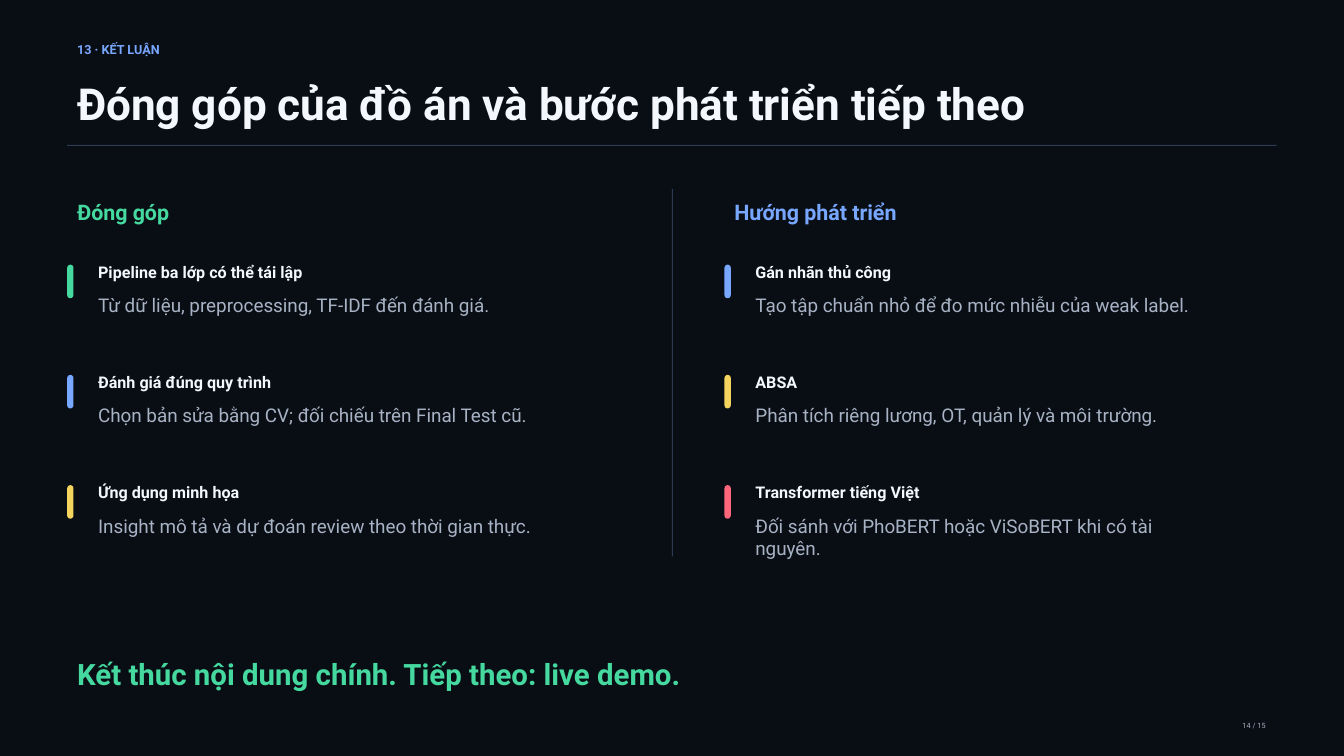
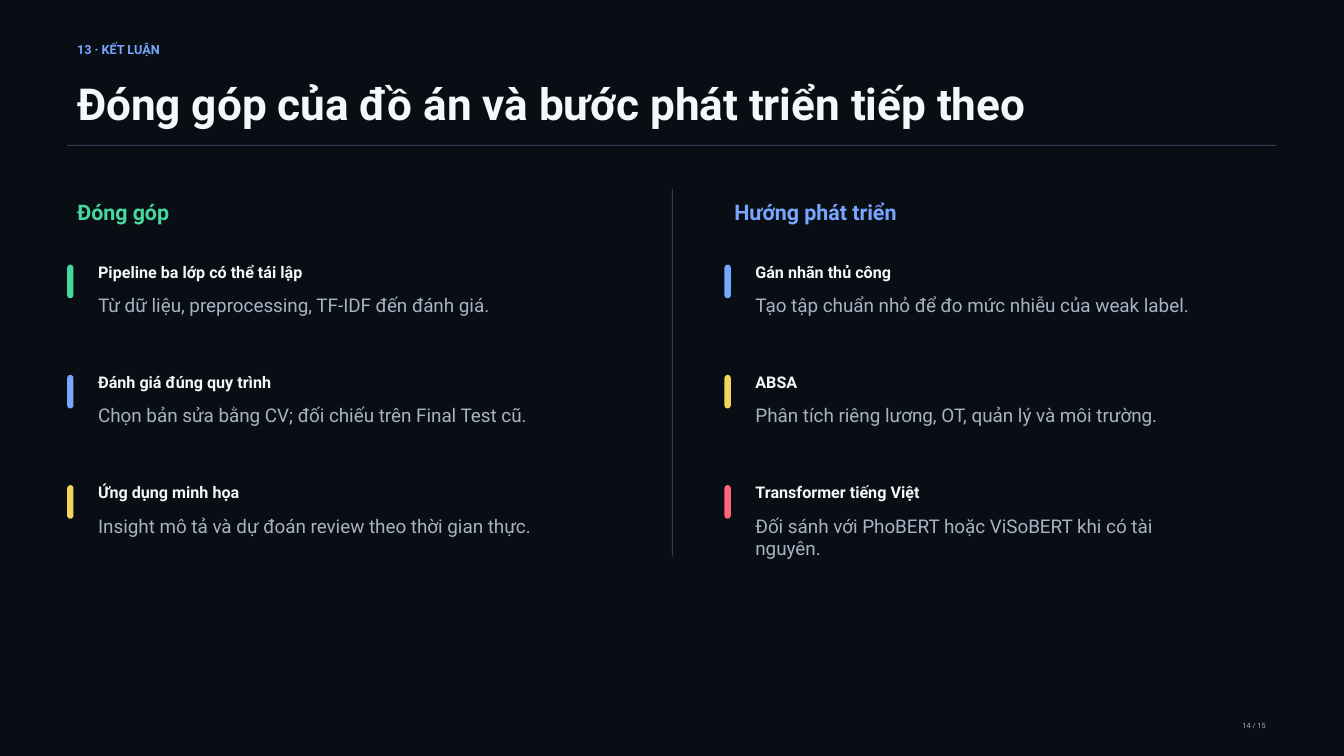
Before and after one commit to NDK2002/ML-Sentiment-Analysis-ITviec, a slide deck: slide 14 of reports/slides/ITviec_Sentiment_Analysis.pptx. Drawn at 1344x756 pixels with LibreOffice and Linux fonts; fonts in the diff are those of the drawing. Boxes give left, top, right and bottom in pixels: in the first picture for what was removed or moved away, otherwise in the second. Text is boxed around its words. In the diff, an @@ line names an element or a change of style, - is before the commit and + after.

Commit message:
docs(slides): refine ML presentation and live walkthrough (#12)

```diff
--- a/reports/slides/ITviec_Sentiment_Analysis.pptx
+++ b/reports/slides/ITviec_Sentiment_Analysis.pptx
@@ text removed at box(77, 661, 680, 691) @@
-Kết thúc nội dung chính. Tiếp theo: live demo.
```
Also in this commit, not shown: 2 other files.
